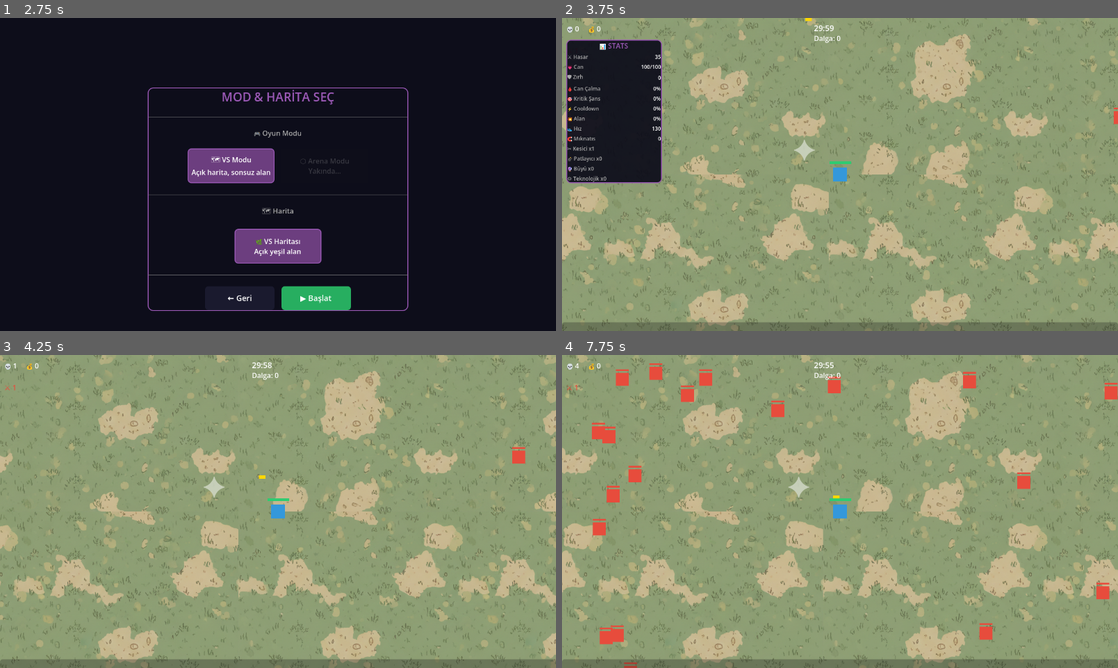
Above: before the commit, frames 1-4 (two rows, left to right).
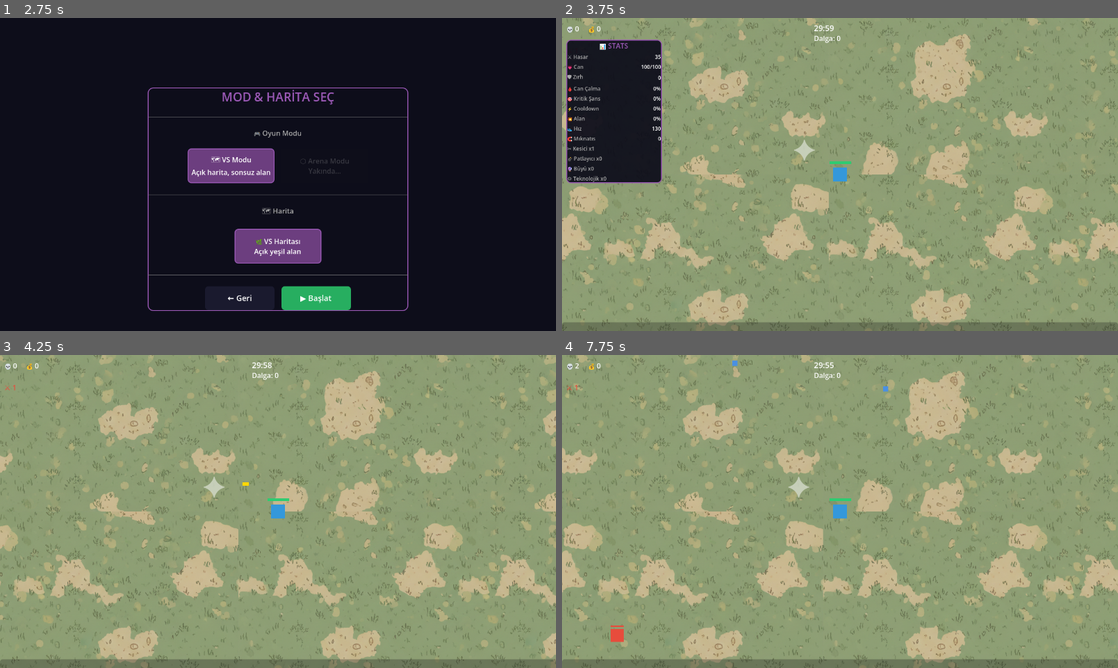
Above: after the commit, the same moments.

Repository: jegy911/survivors-clone
Game: Godot game, scene res://ui/main_menu.tscn
Same seed, same stepped clock (60 frames per second), same inputs: the game is played once before the commit and once after it. Sound files missing from this copy of the repository are replaced by a short silence.
Inputs:
- Up to frame 1 (2.75 s): click "▶ OYNA" at 0.5 s; click "Seç" at 1.25 s; click "▶ Oyna" at 2 s
- Up to frame 2 (3.75 s): click "▶ Başlat" at 2.75 s; tap Enter (ui_accept) at 3.5 s; hold Right (ui_right) from 3.53 s (still down)
- Up to frame 3 (4.25 s): keep holding Right (ui_right); tap Enter (ui_accept) at 3.77 s
- Up to frame 4 (7.75 s): release Right (ui_right) at 4.28 s; hold Down (ui_down) 4.28-5.03 s; tap Enter (ui_accept) at 4.52, 6.02, 6.77, 7.52 s; hold Right (ui_right) 5.03-5.78 s; hold Up (ui_up) 5.78-6.53 s; hold Left (ui_left) from 6.53 s (still down)

Frame 1 is identical in both runs. In frame 2, less than 0.1% of the frame differs, in the area x 43-100%, y 0-34%; in frame 3, 0.2%; in frame 4, 2.1%, in the area x 2-100%, y 1-100%.

Commit message:
Update main.gd

Diff:
--- a/main/main.gd
+++ b/main/main.gd
@@ -12,8 +12,8 @@
 var giant_scene = preload("res://enemies/giant.tscn")
 
 var spawn_timer = 0.0
-var spawn_interval = 0.8
-var enemies_per_wave = 5
+var spawn_interval = 3.0
+var enemies_per_wave = 2
 var wave_timer = 0.0
 var wave_interval = 60.0
 var wave_count = 0
@@ -36,7 +36,7 @@
 var next_mini_boss_index = 0
 var final_boss_spawned = false
 
-const MAX_ENEMIES = 80
+const MAX_ENEMIES = 150
 const ELITE_CHANCE = 0.15
 const GOLD_DROP_CHANCE = 0.12
 
@@ -141,11 +141,14 @@
 	# Spawn (reaper modunda yukarıda return edildi)
 	spawn_timer -= delta
 	if spawn_timer <= 0:
-		var to_spawn = get_effective_enemies_per_wave()
-		if siege_active:
-			to_spawn = get_effective_enemies_per_wave() * 3
-		for i in to_spawn:
-			spawn_random_enemy()
+		var current_count = get_tree().get_nodes_in_group("enemies").size()
+		if current_count < MAX_ENEMIES:
+			var to_spawn = get_effective_enemies_per_wave()
+			if siege_active:
+				to_spawn = get_effective_enemies_per_wave() * 3
+			var can_spawn = min(to_spawn, MAX_ENEMIES - current_count)
+			for i in can_spawn:
+				spawn_random_enemy()
 		spawn_timer = get_effective_spawn_interval() * (0.3 if siege_active else 1.0)
 
 	# Vacuum orb spawn
